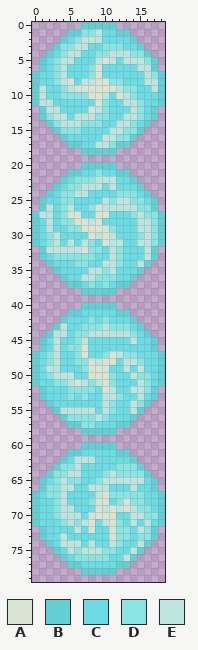
Two versions of one sprite sheet, Items/Projectiles/Lightning_orb_Projectile.png. Above is the file before it was changed.
The file is 38x160 pixels, drawn in blocks of 2x2; one block is one cell here.
Palette (. is transparent): A #d9e4d4  B #64ced5  C #6bdce4  D #89e4e2  E #bde4de
Pixels before, first column x 0:
 0 .......BBBBB.......
 1 .....BBDDECCBB.....
 2 ....BCDEEECCCCB....
 3 ...BDDEECCDDDCCB...
 4 ..BCDEECCDDEEEDDB..
 5 .BCDEECCCEAECEEEDB.
 6 .BCDECCCDACCCCCEEB.
 7 BCCDECCCDACCCCCCEDB
 8 BCCDEACEEAADDCCCEEB
 9 BECCDEAAAAAAEDDCCEB
10 BECCDDDDAAECAEDCCCB
11 BEECCCCCCADCCEEDCCB
12 .BEECCCCAEDCCCEDCB.
13 .BDEECEEEDDCCEEDCB.
14 ..BDEEEDDDCCEEDCB..
15 ...BDDDCCCCEEDDB...
16 ....BCCCCCEEDDB....
17 .....BBCCEEDBB.....
18 .......BBBBB.......
19 ...................
20 .......BBBBB.......
21 .....BBCCDCCBB.....
22 ....BCDDDEEECCB....
23 ...BCDDEEECECCCB...
24 ..BCDDEECCCCDDDCB..
25 .BCCDDCCCCEDEEDDCB.
26 .BECDECCDAEEEEEDDB.
27 BEECDAACCAACCCDEDDB
28 BCECDDAAEACCCCCEEDB
29 BCECCDDAAAADCCCEEDB
30 BCDECCCCAEAECCCDEDB
31 BCDECECEDCAEECCEEDB
32 .BEEEEEADDCEDCCCEB.
33 .BCDDDDDDCCEDCCCEB.
34 ..BCCCDDCCEEDCCEB..
35 ...BCCCCEEDECCCB...
36 ....BCCEEDDDCCB....
37 .....BBCDCDCBB.....
38 .......BBBBB.......
39 ...................
40 .......BBBBB.......
41 .....BBCCCCCBB.....
42 ....BCCCDCDCCCB....
43 ...BECCDDDEDDDCB...
44 ..BEECDDEEEEEEDCB..
45 .BCECCDECCCCCCECCB.
46 .BCECDDACCCCCCCCCB.
47 BCDECCDACCDAEDDCCCB
48 BCDECCDDAEAACEEDCCB
49 BCEECCCDAAACCECECCB
50 BCDEEECCAAADCCEDDCB
51 BCCDDEAEDEADCCCEDCB
52 .BCCCDDDDCAECCEEDB.
53 .BCCCDCDCCEEDCCECB.
54 ..BCCCCCCCEDCCEDB..
55 ...BEEEEECEDCCEB...
56 ....BDDDDEDCCCB....
57 .....BBDDCCCBB.....
58 .......BBBBB.......
59 ...................
60 .......BBBBB.......
61 .....BBCCCCCBB.....
62 ....BCEEECCCCCB....
63 ...BDDECCCCCDDDB...
64 ..BDDEECCCDEDDDDB..
65 .BCDEDDCCDEEEEEECB.
66 .BDDEECCEEECCCECCB.
67 BCDDECCCCEADDDDDCCB
68 BCCDECCCDAACDADDCCB
69 BCCDEECCCAEAEAEDDCB
70 BCCDEEECAAAACCEEDDB
71 BCCCDEDEACEADCECECB
72 .BCCCCECACCADDCEDB.
73 .BCCECCCCCCADDCDDB.
74 ..BCEEECECCEDCCEB..
75 ...BCEDEEEDDCCEB...
76 ....BCDDDDDCCEB....
77 .....BBCCCCCBB.....
78 .......BBBBB.......
Once edited:
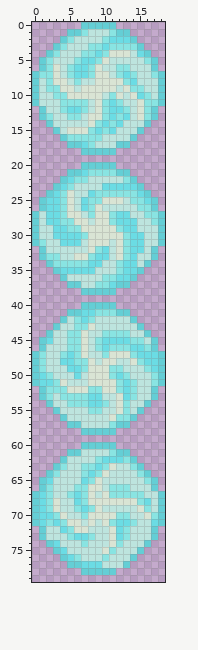
From old to new:
Changed rows in their new state; - is an unchanged pixel.
first column x 1:
 1 -------E-ED------
 2 ----DE---D-------
 3 ----E--DDC--DD---
 4 --DE--DDC-AAAEC--
 5 -DE--D--D--E-----
 6 -DA-D----EEDDE---
 7 DDA-D----AED-DE--
 8 EDAAED----AAD-E--
 9 -DDAAE------A-DE-
10 -ED-AAA---D--A-DE
11 --EDDDDE---D--ADD
12 ---D--DEA---D-AD-
13 ----DD-AA--DC-AD-
14 --E---EA--DC-EE--
15 ---EAAAD-DC-EE---
16 ----DDDDD--EE----
17 -------D--E------
first column x 1:
21 -------D-DD------
22 -------E---ED----
23 -----E----C------
24 ----A---DDD------
25 ----AE-DDAAA-----
26 -C--AE-----------
27 -C----ED--D--E---
28 EC-------AD------
29 E---------AD----E
30 EEC---D-A-AAD-C-E
31 DE--C--AA--AD-C-E
32 ------EA---AD----
33 -D-EEAA----AD-E--
34 --DDD------------
35 -------C-E-D-----
36 ----EE--E--------
37 ------EED--------
first column x 1:
41 --------DDD------
42 ----ED--EEEEE----
43 ----ED-AE-EEEE---
44 ----D-A--DDDDEE--
45 ---ED-AED----DDE-
46 -E-E---ED-DDD--D-
47 DE-D---EE--AA----
48 DE---------E-A---
49 D--E------DD-E-D-
50 ------E-----D-EED
51 ---A-E-AA-AD-D-ED
52 -DDDAAA-D-AD-D-E-
53 -DED-D-----A-D-E-
54 --EEDDD--DEAD-E--
55 -------DD-EAD----
56 ----EEEE-EADD----
57 ------EEEED------
first column x 2:
61 -----EEEED------
62 ---E---D---D----
63 ---E-DD-DAEE----
64 --E--D-DA-EEE---
65 -E-EE-DA------D-
66 -E--DDAA-DDD-EE-
67 -E-D-DA-------EE
68 DA-E-DA--AA-A--E
69 DA--D-D--E-E-A-E
70 --A--D----DD--A-
71 D--AA--EADC-DE--
72 EE-DAAEEE-C-E-E-
73 EE-D--DEE-C-EEE-
74 -----D-EEA-EE---
75 ----E---A-EE----
76 -----EEE-EE-----
77 --------EEE-----
Pixel boxes of the changes (left, top, right, bottom) in both pictures:
changed: (39, 29, 158, 148)
changed: (39, 169, 158, 568)
